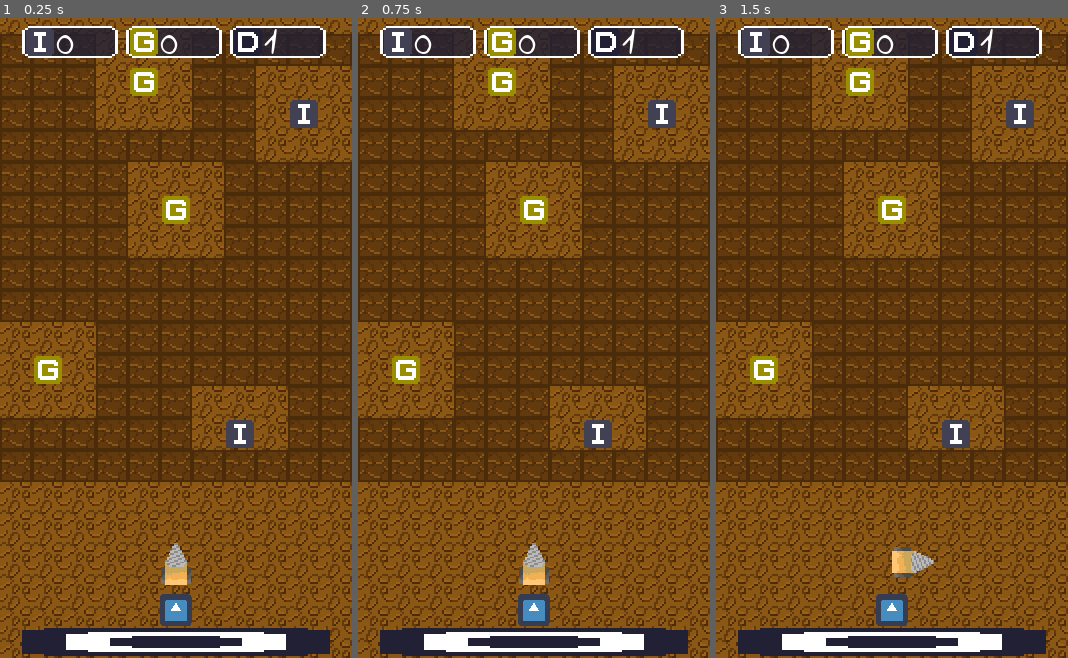
Above: before the commit, frames 1-3 (left to right).
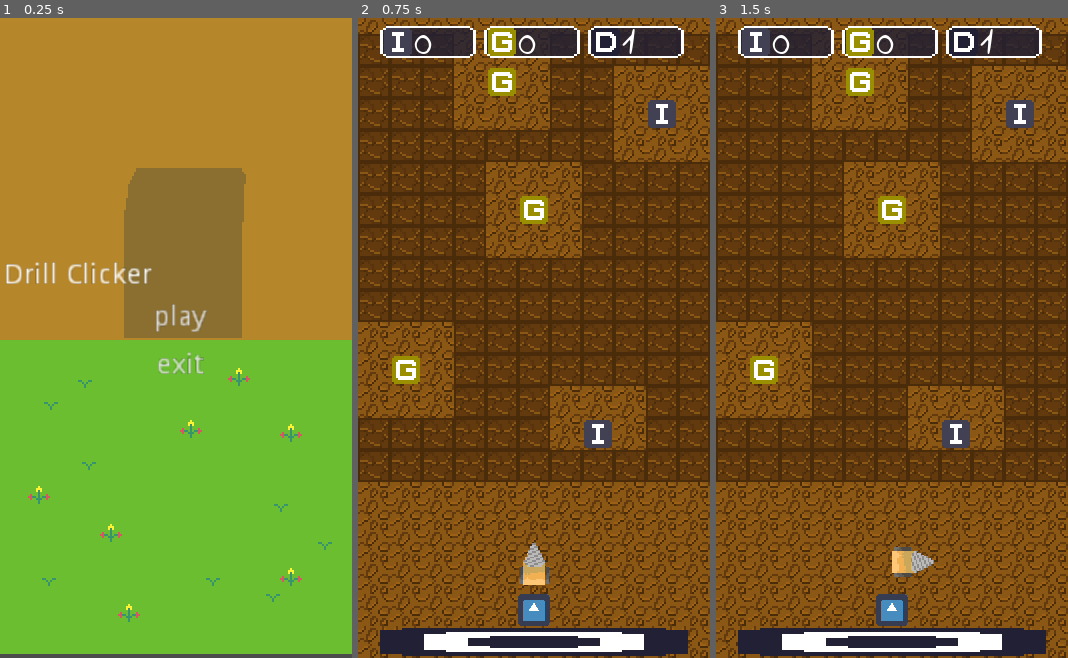
Above: after the commit, the same moments.

Repository: IzumiKei/DrillClicker
Game: Godot game, scene res://Scenes/menu.tscn
The game is run twice, just before and just after one commit, with the same random seed, the same clock (stepped at 60 frames per second) and the same inputs. Before the commit the project starts from res://Game.tscn. The engine's default icon, where the game draws it, is replaced by a stand-in: a white triangle on a blue panel in a dark square.
Inputs (mouse positions are in pixels of both pictures, inside the frame that each line leads up to):
- Up to frame 1 (0.25 s): no input
- Up to frame 2 (0.75 s): click (537, 318) at 0.5 s, where only the run after the commit has a clickable "play"
- Up to frame 3 (1.5 s): tap Enter at 1.25 s; hold Right (ui_right) from 1.28 s (still down); tap Z (Mine) at 1.35 s

The runs differ from the first frame. In frame 1, 100% of the frame differs, in the area x 0-100%, y 0-100%; in frame 2, nothing differs; in frame 3, nothing differs.

Commit message:
se añaden algunos sprites

Diff:
--- /dev/null
+++ b/Scenes/menu.tscn
@@ -0,0 +1,52 @@
+[gd_scene load_steps=4 format=2]
+
+[ext_resource path="res://Scripts/menu.gd" type="Script" id=1]
+[ext_resource path="res://Assets/Font/menu.png" type="Texture" id=2]
+
+[sub_resource type="Theme" id=1]
+
+[node name="Control" type="Control"]
+anchor_right = 1.0
+anchor_bottom = 1.0
+margin_left = 2.0
+margin_top = -7.0
+margin_right = 2.0
+margin_bottom = -7.0
+script = ExtResource( 1 )
+
+[node name="VBoxContainer" type="VBoxContainer" parent="."]
+anchor_top = 0.5
+anchor_right = 1.0
+anchor_bottom = 0.5
+margin_top = -31.0
+margin_bottom = 56.0
+
+[node name="Sprite" type="Sprite" parent="VBoxContainer"]
+position = Vector2( 0, -129 )
+
+[node name="Menu" type="Sprite" parent="VBoxContainer/Sprite"]
+position = Vector2( 87, 165 )
+texture = ExtResource( 2 )
+
+[node name="Label" type="Label" parent="VBoxContainer"]
+margin_right = 176.0
+margin_bottom = 14.0
+theme = SubResource( 1 )
+text = "Drill Clicker"
+
+[node name="play" type="Button" parent="VBoxContainer"]
+margin_top = 18.0
+margin_right = 176.0
+margin_bottom = 38.0
+text = "play"
+flat = true
+
+[node name="exit" type="Button" parent="VBoxContainer"]
+margin_top = 42.0
+margin_right = 176.0
+margin_bottom = 62.0
+text = "exit"
+flat = true
+
+[connection signal="pressed" from="VBoxContainer/play" to="." method="_on_play_pressed"]
+[connection signal="pressed" from="VBoxContainer/exit" to="." method="_on_exit_pressed"]
--- /dev/null
+++ b/Scripts/menu.gd
@@ -0,0 +1,10 @@
+extends Control
+
+
+
+func _on_play_pressed():
+	get_tree().change_scene("res://Game.tscn")
+
+
+func _on_exit_pressed():
+	get_tree().quit()
--- a/project.godot
+++ b/project.godot
@@ -27,7 +27,7 @@
 [application]
 
 config/name="SpaceConquers"
-run/main_scene="res://Game.tscn"
+run/main_scene="res://Scenes/menu.tscn"
 config/icon="res://icon.png"
 
 [autoload]
Binary file added: Assets/Font/menu.aseprite
Binary file added: Assets/Font/menu.png
Not shown, added: Assets/Font/menu.png.import
Binary file added: Assets/Sprites/piedra_toxica.png
